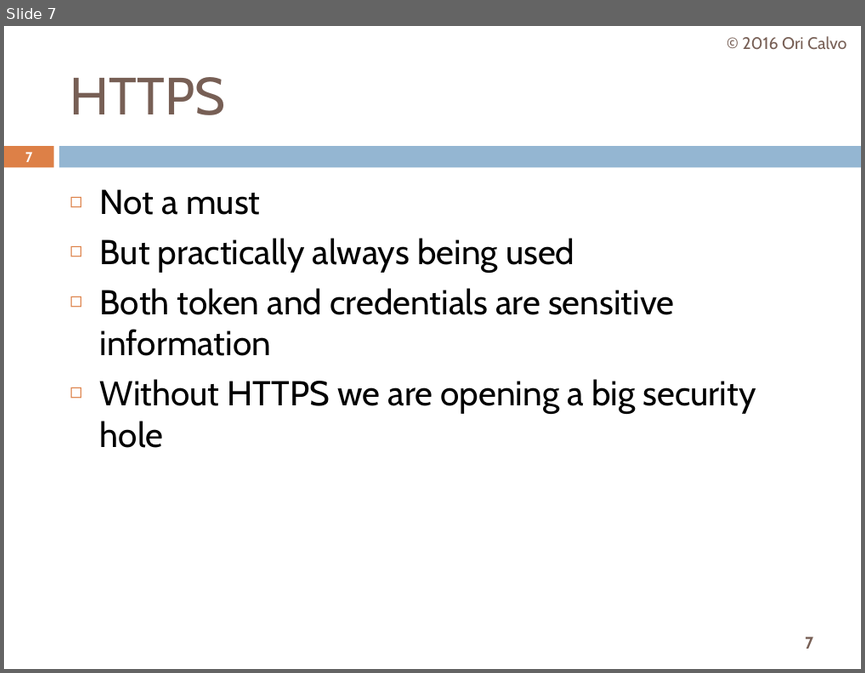
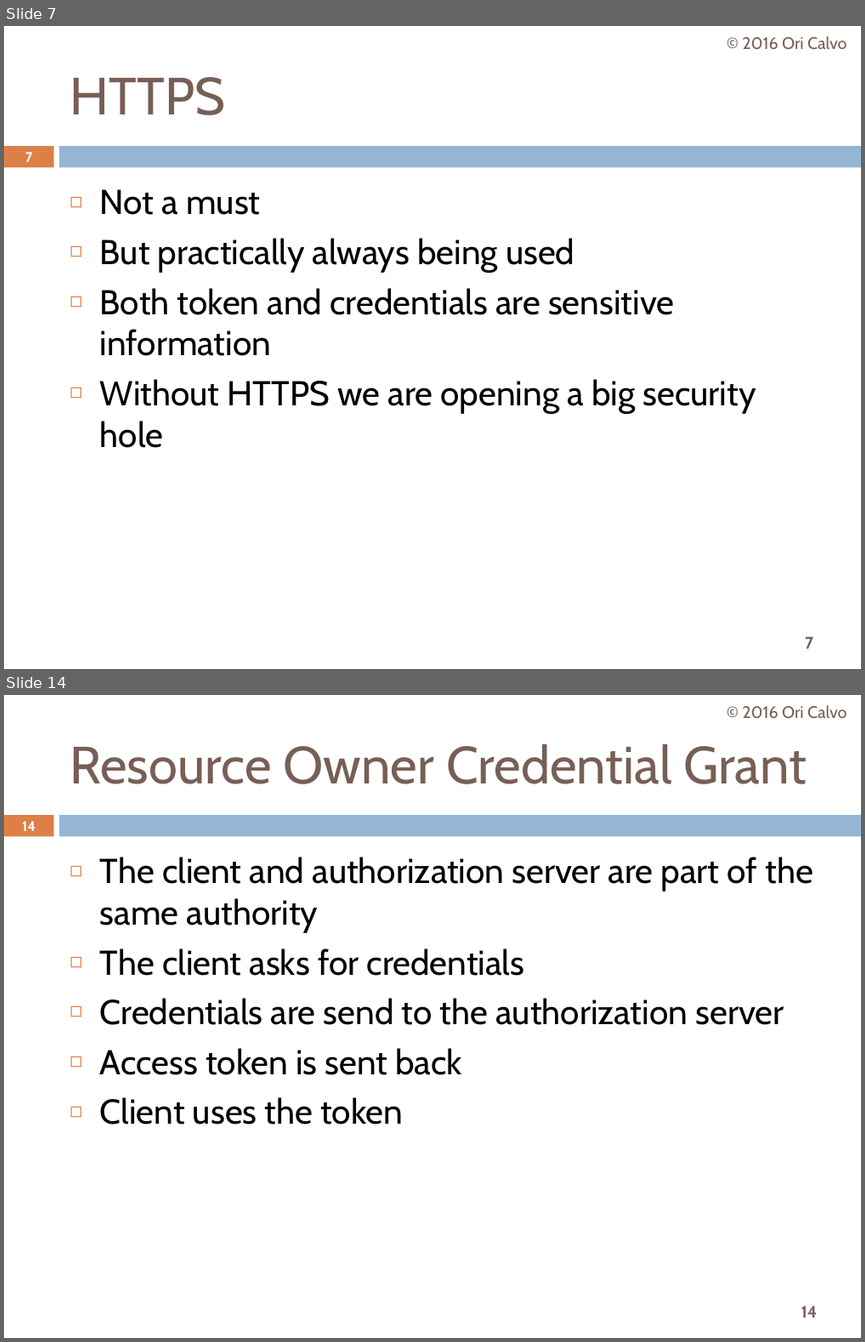
Before and after one commit to oricalvo/course-oauth, a slide deck: OAuth.pptx. Shown one above the other, each under a label of ours: slide 7 before the commit, slides 7 and 14 after it; the slides between them are not shown. The pictures are 865x673 and 865x1342 pixels, drawn with LibreOffice and Linux fonts; fonts in the diff are those of the drawing. Boxes give left, top, right and bottom in pixels: in the first picture for what was removed or moved away, otherwise in the second. Text is boxed around its words. In the diff, an @@ line names an element or a change of style, - is before the commit and + after.

```diff
--- a/OAuth.pptx
+++ b/OAuth.pptx
@@ slide 14 added at [4,695,861,1338], background #FFFFFF; not listed: 3 template elements that a slide beside it also shows @@
@@ text added at [742,705,846,719], 14 pt, text #775F55 @@
+© 2016 Ori Calvo
@@ title added at [69,744,807,784], 44 pt, text #775F55 @@
+Resource Owner Credential Grant
@@ page number added at [22,821,35,831], 11.9 pt, text #FFFFFF, bold @@
+14
@@ text added at [100,857,812,1124], 29 pt, text #000000 @@
+◻ The client and authorization server are part of the same authority
+◻ The client asks for credentials
+◻ Credentials are send to the authorization server
+◻ Access token is sent back
+◻ Client uses the token
```
Also in this commit, not shown: 6 slides changed, 8 other slides added.
